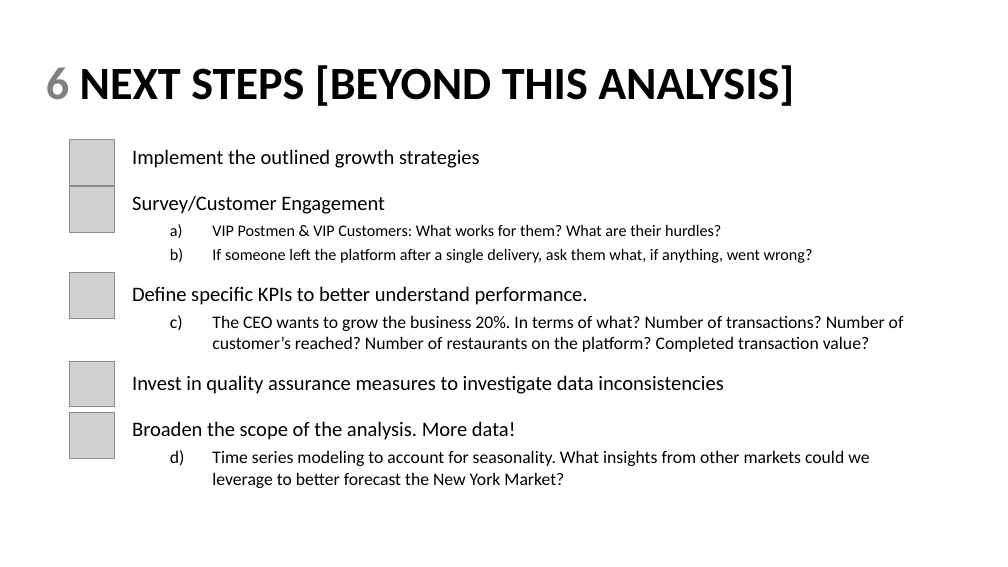
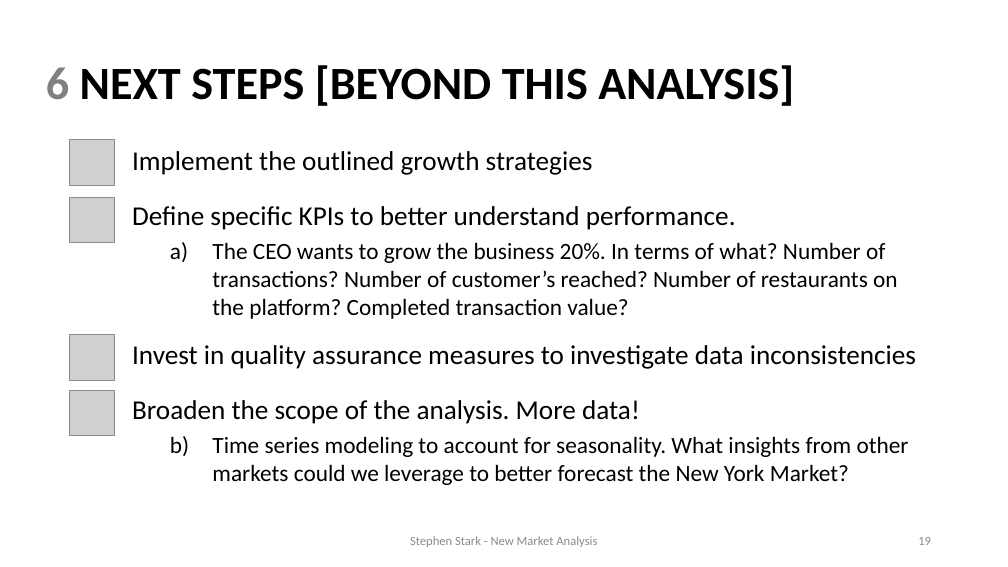
Before and after one commit to sstarkjr/PM_MarketAnalysis, a slide deck: slide 19 of Stephen_Stark_Analysis.pptx. Drawn at 1008x567 pixels with LibreOffice and Linux fonts; fonts in the diff are those of the drawing; grey boxes stand for pictures. Boxes give left, top, right and bottom in pixels: in the first picture for what was removed or moved away, otherwise in the second. Text is boxed around its words. In the diff, an @@ line names an element or a change of style, - is before the commit and + after.

```diff
--- a/Stephen_Stark_Analysis.pptx
+++ b/Stephen_Stark_Analysis.pptx
@@ text "Implement the outlined growth strategies" at (x1=132, y1=151, x2=916, y2=485): size 19.6 to 25.9 pt in "Implement the outlined growth strategies", "Define specific KPIs to better understand performance.", "Invest in quality assurance measures to investigate ...", "Broaden the scope of the analysis. More ..."; size 16.8 to 22.2 pt in "The CEO wants to grow the business ...", "Time series modeling to account for seasonality. ..." @@
@@ picture moved from (x1=70, y1=187, x2=115, y2=232) to (x1=70, y1=197, x2=115, y2=243) @@
@@ text at (x1=132, y1=195, x2=813, y2=263): paragraphs removed @@
-Survey/Customer Engagement
-  a) VIP Postmen & VIP Customers: What works for them? What are their hurdles?
-  b) If someone left the platform after a single delivery, ask them what, if anything, went wrong?
@@ picture moved from (x1=70, y1=273, x2=115, y2=318) to (x1=70, y1=335, x2=115, y2=380) @@
@@ picture moved from (x1=70, y1=361, x2=115, y2=407) to (x1=70, y1=390, x2=115, y2=436) @@
@@ picture removed at (x1=70, y1=413, x2=115, y2=458) @@
@@ text added at (x1=410, y1=536, x2=597, y2=547), 12 pt, text #8C8C8C @@
+Stephen Stark - New Market Analysis
@@ text added at (x1=918, y1=537, x2=931, y2=545), 12 pt, text #8C8C8C @@
+19
```
Also in this commit, not shown: 18 other slides changed, 1 other file.
